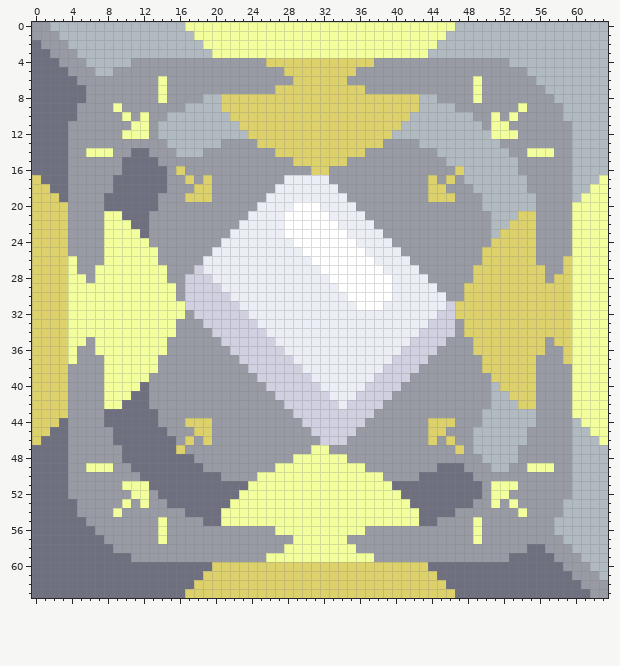
One commit to this pixel-art sprite: sprites/blocks/effect/trading-stations/metaglass-trading-station.png. Above: the version before the commit.
The file is 64x64 pixels.
And afterwards:
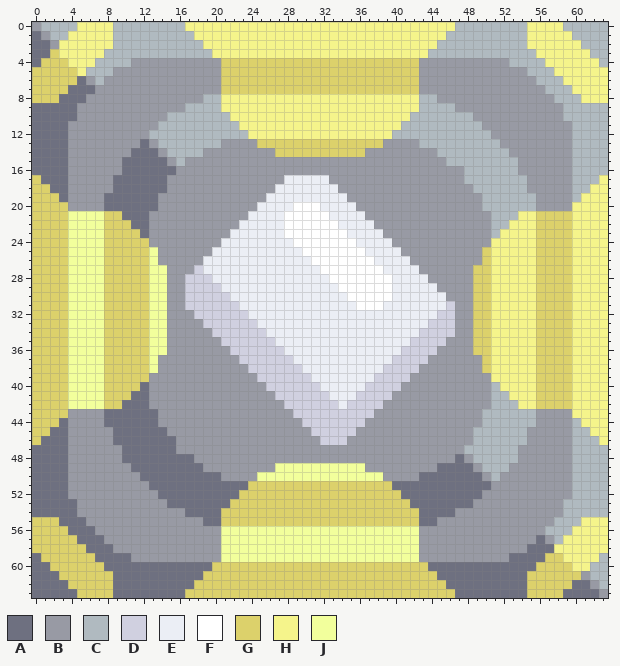
Palette (. is transparent): A #6e7080  B #989aa4  C #b0bac0  D #d0d0e0  E #ebeef5  F #ffffff  G #dcd16b  H #f5f48b  J #f2ff9c
Edits made:
Changed rows in their new state; - is an unchanged pixel.
first column x 0:
 0 -C---HHHH--------HHHHHHHHHHHHHHHHHHHHHHHHHHHHHH--------HHHH-----
 1 A-C-HHHHH---------HHHHHHHHHHHHHHHHHHHHHHHHHHHH---------HHHHH----
 2 -A-HHHHHH----------HHHHHHHHHHHHHHHHHHHHHHHHHH----------HHHHHH---
 3 --GHHHHH------------HHHHHHHHHHHHHHHHHHHHHHHH------------HHHHHH--
 4 -GGGHHH--------------GGGGG------------GGGGG--------------HHHHHH-
 5 GGGGGHC--------------GGGGGGG--------GGGGGGG---------------HHHHHH
 6 GGGGGA-C------B------GGGGGGGG------GGGGGGGG------B---------HHHHH
 7 GGGG--A-------B------GGGGGG----------GGGGGG------B----------HHHH
 8 GGG-----------B------HHHHHHHHHHHHHHHHHHHHHH------B-----------HHH
 9 ---------B-----------HHHHHHHHHHHHHHHHHHHHHH-----------B---------
10 ----------B-B---------HHHHHHHHHHHHHHHHHHHH---------B-B----------
11 -----------BB----------HHHHHHHHHHHHHHHHHH----------BB-----------
12 ----------BBBC----------HHHHHHHHHHHHHHHH-----------BBB----------
13 ------------A-C-------------------------------------------------
14 ------BBB----A-C---------------------------------------BBB------
15 --------------A-C------------BBBBBB-----------------------------
16 ---------------AB--------------BB--------------B----------------
17 -----------------B-B------------------------B-B----------------H
18 ------------------BB------------------------BB----------------HH
19 -----------------BBB------------------------BBB--------------HHH
20 ------------------------------------------------------------HHHH
21 ----JJJJGG--------------------------------------------HHGGGGHHHH
22 ----JJJJGGG------------------------------------------HHHGGGGHHHH
23 ----JJJJGGGG----------------------------------------HHHHGGGGHHHH
24 ----JJJJGGGGG--------------------------------------HHHHHGGGGHHHH
25 ----JJJJGGGGG--------------------------------------HHHHHGGGGHHHH
26 -----JJJGGGGG--------------------------------------HHHHHGGG-HHHH
27 -----JJ-GGGGG--------------------------------------HHHHH-GG-HHHH
28 ------J-GGGGG--------------------------------------HHHHH-G--HHHH
29 --------GGGGG--B--------------------------------B--HHHHH----HHHH
30 --------GGGGG--B--------------------------------B--HHHHH----HHHH
31 --------GGGGG--BB------------------------------BB--HHHHH----HHHH
32 --------GGGGG--BB------------------------------BB--HHHHH----HHHH
33 --------GGGGG--B--------------------------------B--HHHHH----HHHH
34 --------GGGGG--B--------------------------------B--HHHHH----HHHH
35 ------J-GGGGG--------------------------------------HHHHH-G--HHHH
36 -----JJ-GGGGG--------------------------------------HHHHH-GG-HHHH
37 -----JJJGGGGG--------------------------------------HHHHHGGG-HHHH
38 ----JJJJGGGGG--------------------------------------HHHHHGGGGHHHH
39 ----JJJJGGGGG--------------------------------------HHHHHGGGGHHHH
40 ----JJJJGGGG----------------------------------------HHHHGGGGHHHH
41 ----JJJJGGG------------------------------------------HHHGGGGHHHH
42 ----JJJJGG--------------------------------------------HHGGGGHHHH
43 ------------------------------------------------------------HHHH
44 -----------------BBB------------------------BBB--------------HHH
45 ------------------BB------------------------BB----------------HH
46 -----------------B-B------------------------B-B----------------H
47 ----------------B--------------BB--------------BC---------------
48 -----------------------------BBBBBB------------A-C--------------
49 ------BBB---------------------------------------A-C----BBB------
50 -------------------------------------------------A-C------------
51 ----------BBB-----------GGGGGGGGGGGGGGGG----------ABBB----------
52 -----------BB----------GGGGGGGGGGGGGGGGGG----------BB-----------
53 ----------B-B---------GGGGGGGGGGGGGGGGGGGG---------B-B----------
54 ---------B-----------GGGGGGGGGGGGGGGGGGGGGG-----------B---------
55 GGG-----------B------GGGGGGGGGGGGGGGGGGGGGG------B-----------HHH
56 GGGG----------B------JJJJJJ----------JJJJJJ------B-------C--HHHH
57 GGGGG---------B------JJJJJJJJ------JJJJJJJJ------B------A-CHHHHH
58 GGGGGG---------------JJJJJJJ--------JJJJJJJ--------------AHHHHHH
59 -GGGGGG--------------JJJJJ------------JJJJJ--------------GGHHHH-
60 --GGGGGG------------------------------------------------GGGGHH--
61 ---GGGGGG----------------------------------------------GGGGGG-C-
62 ----GGGGG----------------------------------------------GGGGG-A-C
63 -----GGGG----------------------------------------------GGGG---A-
Pixel boxes of the changes (left, top, right, bottom) in both pictures:
changed: (32, 22, 608, 598)
